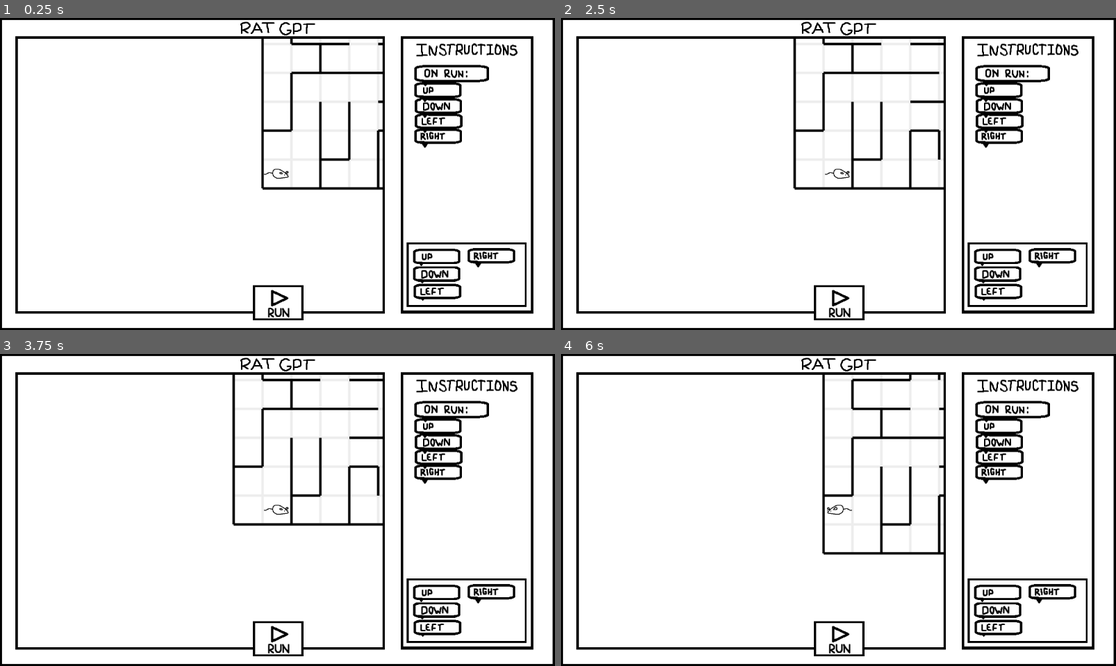
Above: before the commit, frames 1-4 (two rows, left to right).
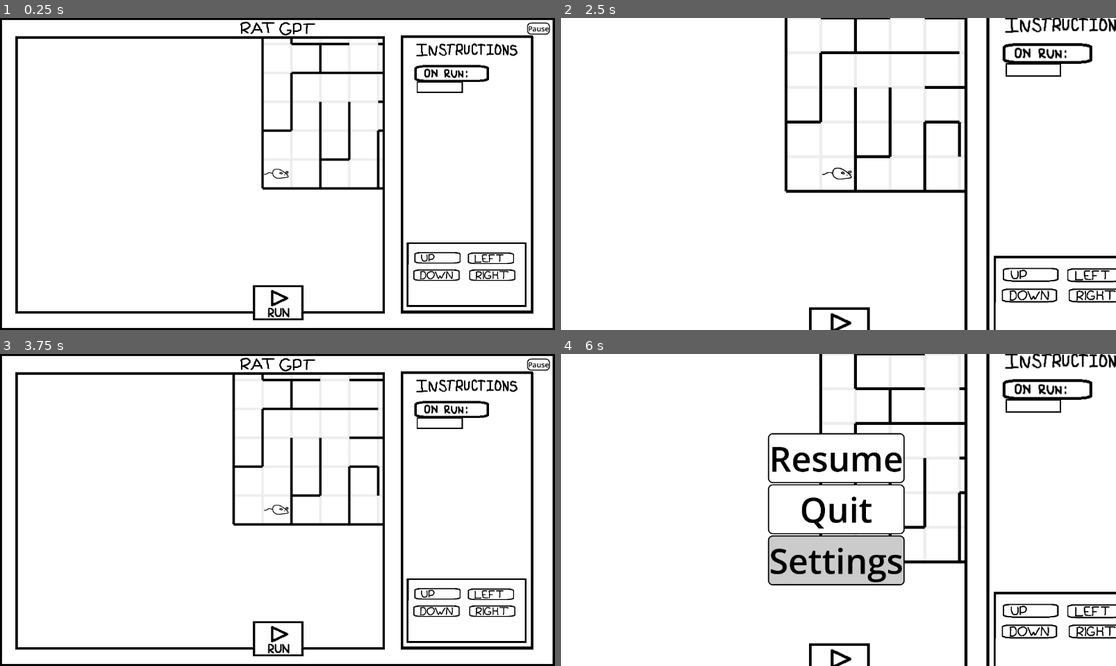
Above: after the commit, the same moments.

Repository: AidanJScott/RatGPT
Game: Godot game, scene res://aidan/scenes/game.tscn
Two runs of this game, one before a commit and one after it. Both use one fixed random seed, a clock stepped at 60 frames per second and the inputs below.
Inputs (mouse positions are in pixels of both pictures, inside the frame that each line leads up to):
- Up to frame 1 (0.25 s): no input
- Up to frame 2 (2.5 s): click (1099, 27) at 0.5 s, where only the run after the commit has a clickable "Pause"; click (838, 130) at 1.25 s, where only the run after the commit has a clickable "Resume"; tap Enter (ui_accept) at 2, 2.27 s; move the mouse to (960, 158) at 2.02 s; hold D (right) from 2.03 s (still down); hold Mouse wheel down (zoom_in, bound only after the commit) from 2.03 s (still down); tap Mouse wheel up (zoom_out, bound only after the commit) at 2.3 s
- Up to frame 3 (3.75 s): tap Enter (ui_accept) at 2.75, 3.02, 3.5 s; move the mouse to (166, 525) at 2.77 s; release D (right) at 2.78 s; release Mouse wheel down (zoom_in, bound only after the commit) at 2.78 s; hold S (down) 2.78-3.53 s; tap Mouse wheel up (zoom_out, bound only after the commit) at 2.85 s; tap Mouse wheel down (zoom_in, bound only after the commit) at 3.05 s; move the mouse to (333, 441) at 3.52 s; hold D (right) from 3.53 s (still down); hold Mouse wheel down (zoom_in, bound only after the commit) from 3.53 s (still down)
- Up to frame 4 (6 s): tap Mouse wheel up (zoom_out, bound only after the commit) at 3.8, 4.35, 5.3 s; tap Enter (ui_accept) at 4.25, 4.52, 5, 5.27 s; move the mouse to (810, 572) at 4.27 s; release D (right) at 4.28 s; release Mouse wheel down (zoom_in, bound only after the commit) at 4.28 s; hold Up (ui_up) 4.28-5.03 s; tap Mouse wheel down (zoom_in, bound only after the commit) at 4.55 s; move the mouse to (1005, 556) at 5.02 s; hold A (left) 5.03-5.75 s; hold Mouse wheel down (zoom_in, bound only after the commit) 5.03-5.75 s; tap Escape (pause, bound only after the commit) at 5.65 s; click (838, 559) at 5.75 s, where only the run after the commit has a clickable "Settings"

The runs differ from the first frame. In frame 1, 2.7% of the frame differs, in the area x 72-100%, y 1-92%; in frame 2, 15%; in frame 3, 2.7%; in frame 4, 20%, in the area x 0-100%, y 0-100%.

Commit message:
added menu blocks

Diff:
--- /dev/null
+++ b/aidan/scenes/down_block.tscn
@@ -0,0 +1,25 @@
+[gd_scene format=3 uid="uid://dvq68afx8lhlr"]
+
+[ext_resource type="Texture2D" uid="uid://dthv6eqqydqd" path="res://aidan/assets/editor/down.png" id="1_w87su"]
+[ext_resource type="Script" uid="uid://bs70adoabxl7j" path="res://aidan/scripts/menu_block.gd" id="2_w5luc"]
+
+[sub_resource type="StyleBoxFlat" id="StyleBoxFlat_15mic"]
+bg_color = Color(0.6, 0.6, 0.6, 0)
+shadow_color = Color(0.9262248, 0.92622477, 0.92622477, 0)
+
+[node name="down_block" type="TextureRect" unique_id=245514825]
+custom_minimum_size = Vector2(192, 48)
+offset_right = 40.0
+offset_bottom = 40.0
+texture = ExtResource("1_w87su")
+expand_mode = 1
+script = ExtResource("2_w5luc")
+
+[node name="Panel" type="Panel" parent="." unique_id=317859906]
+show_behind_parent = true
+custom_minimum_size = Vector2(480, 120)
+layout_mode = 0
+offset_right = 40.0
+offset_bottom = 40.0
+mouse_filter = 2
+theme_override_styles/panel = SubResource("StyleBoxFlat_15mic")
--- /dev/null
+++ b/aidan/scenes/editor.tscn
@@ -0,0 +1,58 @@
+[gd_scene format=3 uid="uid://dwallwehm5p0y"]
+
+[ext_resource type="Texture2D" uid="uid://cy0mn7a48o2jd" path="res://aidan/assets/window/editor.png" id="1_1kovi"]
+[ext_resource type="PackedScene" uid="uid://g0uq1cgqxw6n" path="res://aidan/scenes/up_block.tscn" id="1_ga22n"]
+[ext_resource type="Texture2D" uid="uid://cmfs4v7yintbm" path="res://aidan/assets/window/selector.png" id="2_ga22n"]
+[ext_resource type="PackedScene" uid="uid://ckbif4kq6d7hb" path="res://aidan/scenes/empty_block.tscn" id="4_o3cbh"]
+[ext_resource type="PackedScene" uid="uid://dvq68afx8lhlr" path="res://aidan/scenes/down_block.tscn" id="5_1pjry"]
+[ext_resource type="PackedScene" uid="uid://c6miwy0vajrvv" path="res://aidan/scenes/right_block.tscn" id="6_mkcea"]
+[ext_resource type="PackedScene" uid="uid://c8rffbyjlvyer" path="res://aidan/scenes/left_block.tscn" id="7_udsln"]
+
+[node name="editor" type="Node2D" unique_id=1472075260]
+
+[node name="editor_frame" type="Sprite2D" parent="." unique_id=755623557]
+position = Vector2(786, 0)
+scale = Vector2(2, 2)
+texture = ExtResource("1_1kovi")
+
+[node name="selector" type="Sprite2D" parent="." unique_id=1611868262]
+position = Vector2(786, 418)
+scale = Vector2(2, 2)
+texture = ExtResource("2_ga22n")
+
+[node name="editor_background" type="Polygon2D" parent="." unique_id=1448909090]
+polygon = PackedVector2Array(546, 291, 1027, 291, 1026, 541, 543, 544)
+
+[node name="instructions_background" type="Polygon2D" parent="." unique_id=2031185310]
+position = Vector2(4, -673)
+polygon = PackedVector2Array(546, 291, 1027, 291, 1014, 595, 542, 577)
+
+[node name="up_block" parent="." unique_id=245514825 instance=ExtResource("1_ga22n")]
+offset_left = 569.0
+offset_top = 325.0
+offset_right = 761.0
+offset_bottom = 373.0
+
+[node name="empty_block" parent="." unique_id=74583904 instance=ExtResource("4_o3cbh")]
+offset_left = 578.0
+offset_top = -384.0
+offset_right = 770.0
+offset_bottom = -336.0
+
+[node name="down_block" parent="." unique_id=1520667222 instance=ExtResource("5_1pjry")]
+offset_left = 565.0
+offset_top = 397.0
+offset_right = 757.0
+offset_bottom = 445.0
+
+[node name="right_block" parent="." unique_id=558933244 instance=ExtResource("6_mkcea")]
+offset_left = 796.0
+offset_top = 397.0
+offset_right = 988.0
+offset_bottom = 445.0
+
+[node name="left_block" parent="." unique_id=636478225 instance=ExtResource("7_udsln")]
+offset_left = 791.0
+offset_top = 327.0
+offset_right = 983.0
+offset_bottom = 375.0
--- /dev/null
+++ b/aidan/scenes/empty_block.tscn
@@ -0,0 +1,26 @@
+[gd_scene format=3 uid="uid://ckbif4kq6d7hb"]
+
+[ext_resource type="Script" uid="uid://chvi0fn3smaae" path="res://aidan/scripts/empty_block.gd" id="1_rdpq8"]
+
+[sub_resource type="StyleBoxFlat" id="StyleBoxFlat_3tn87"]
+bg_color = Color(0.6, 0.6, 0.6, 0)
+border_width_left = 5
+border_width_top = 5
+border_width_right = 5
+border_width_bottom = 5
+border_color = Color(0, 0, 0, 1)
+shadow_color = Color(0.9262248, 0.92622477, 0.92622477, 0)
+
+[node name="empty_block" type="TextureRect" unique_id=74583904]
+custom_minimum_size = Vector2(192, 48)
+offset_right = 40.0
+offset_bottom = 40.0
+expand_mode = 1
+script = ExtResource("1_rdpq8")
+
+[node name="Panel" type="Panel" parent="." unique_id=1380078552]
+show_behind_parent = true
+custom_minimum_size = Vector2(192, 48)
+layout_mode = 0
+mouse_filter = 2
+theme_override_styles/panel = SubResource("StyleBoxFlat_3tn87")
--- /dev/null
+++ b/aidan/scenes/left_block.tscn
@@ -0,0 +1,25 @@
+[gd_scene format=3 uid="uid://c8rffbyjlvyer"]
+
+[ext_resource type="Texture2D" uid="uid://76vr3mq3ffm1" path="res://aidan/assets/editor/left.png" id="1_yix0u"]
+[ext_resource type="Script" uid="uid://bs70adoabxl7j" path="res://aidan/scripts/menu_block.gd" id="2_ynaog"]
+
+[sub_resource type="StyleBoxFlat" id="StyleBoxFlat_15mic"]
+bg_color = Color(0.6, 0.6, 0.6, 0)
+shadow_color = Color(0.9262248, 0.92622477, 0.92622477, 0)
+
+[node name="left_block" type="TextureRect" unique_id=245514825]
+custom_minimum_size = Vector2(192, 48)
+offset_right = 40.0
+offset_bottom = 40.0
+texture = ExtResource("1_yix0u")
+expand_mode = 1
+script = ExtResource("2_ynaog")
+
+[node name="Panel" type="Panel" parent="." unique_id=317859906]
+show_behind_parent = true
+custom_minimum_size = Vector2(480, 120)
+layout_mode = 0
+offset_right = 40.0
+offset_bottom = 40.0
+mouse_filter = 2
+theme_override_styles/panel = SubResource("StyleBoxFlat_15mic")
--- /dev/null
+++ b/aidan/scenes/pause_menu.tscn
@@ -0,0 +1,114 @@
+[gd_scene format=3 uid="uid://bbegj3gl0kfms"]
+
+[ext_resource type="Script" uid="uid://byu7cqohm6pgv" path="res://aidan/scripts/pause_menu.gd" id="1_3ova3"]
+
+[sub_resource type="StyleBoxFlat" id="StyleBoxFlat_3ova3"]
+bg_color = Color(1, 1, 1, 1)
+border_width_left = 4
+border_width_top = 4
+border_width_right = 4
+border_width_bottom = 4
+border_color = Color(0, 0, 0, 1)
+corner_radius_top_left = 16
+corner_radius_top_right = 16
+corner_radius_bottom_right = 16
+corner_radius_bottom_left = 16
+
+[sub_resource type="StyleBoxFlat" id="StyleBoxFlat_lpxc3"]
+bg_color = Color(0.3779188, 0.37791887, 0.37791884, 1)
+border_width_left = 4
+border_width_top = 4
+border_width_right = 4
+border_width_bottom = 4
+border_color = Color(0, 0, 0, 1)
+corner_radius_top_left = 16
+corner_radius_top_right = 16
+corner_radius_bottom_right = 16
+corner_radius_bottom_left = 16
+
+[sub_resource type="StyleBoxFlat" id="StyleBoxFlat_u7h3c"]
+bg_color = Color(0.796243, 0.796243, 0.796243, 1)
+border_width_left = 4
+border_width_top = 4
+border_width_right = 4
+border_width_bottom = 4
+border_color = Color(0, 0, 0, 1)
+corner_radius_top_left = 16
+corner_radius_top_right = 16
+corner_radius_bottom_right = 16
+corner_radius_bottom_left = 16
+
+[sub_resource type="StyleBoxEmpty" id="StyleBoxEmpty_k5uva"]
+
+[node name="pause_menu" type="Control" unique_id=806865130]
+layout_mode = 3
+anchors_preset = 15
+anchor_right = 1.0
+anchor_bottom = 1.0
+grow_horizontal = 2
+grow_vertical = 2
+script = ExtResource("1_3ova3")
+
+[node name="MarginContainer" type="MarginContainer" parent="." unique_id=1421737930]
+layout_mode = 0
+offset_right = 40.0
+offset_bottom = 40.0
+
+[node name="VBoxContainer" type="VBoxContainer" parent="MarginContainer" unique_id=247750692]
+layout_mode = 2
+
+[node name="resume" type="Button" parent="MarginContainer/VBoxContainer" unique_id=311888790]
+layout_mode = 2
+size_flags_vertical = 3
+theme_override_colors/font_color = Color(0, 0, 0, 1)
+theme_override_colors/font_focus_color = Color(0, 0, 0, 1)
+theme_override_colors/font_pressed_color = Color(0, 0, 0, 1)
+theme_override_colors/font_hover_color = Color(0, 0, 0, 1)
+theme_override_colors/font_hover_pressed_color = Color(0, 0, 0, 1)
+theme_override_colors/font_outline_color = Color(0, 0, 0, 1)
+theme_override_font_sizes/font_size = 120
+theme_override_styles/normal = SubResource("StyleBoxFlat_3ova3")
+theme_override_styles/pressed = SubResource("StyleBoxFlat_lpxc3")
+theme_override_styles/hover = SubResource("StyleBoxFlat_u7h3c")
+theme_override_styles/hover_pressed = SubResource("StyleBoxFlat_3ova3")
+theme_override_styles/focus = SubResource("StyleBoxEmpty_k5uva")
+text = "Resume"
+
+[node name="quit" type="Button" parent="MarginContainer/VBoxContainer" unique_id=1670830817]
+layout_mode = 2
+size_flags_vertical = 3
+theme_override_colors/font_color = Color(0, 0, 0, 1)
+theme_override_colors/font_focus_color = Color(0, 0, 0, 1)
+theme_override_colors/font_pressed_color = Color(0, 0, 0, 1)
+theme_override_colors/font_hover_color = Color(0, 0, 0, 1)
+theme_override_colors/font_hover_pressed_color = Color(0, 0, 0, 1)
+theme_override_colors/font_outline_color = Color(0, 0, 0, 1)
+theme_override_font_sizes/font_size = 120
+theme_override_styles/normal = SubResource("StyleBoxFlat_3ova3")
+theme_override_styles/pressed = SubResource("StyleBoxFlat_lpxc3")
+theme_override_styles/hover = SubResource("StyleBoxFlat_u7h3c")
+theme_override_styles/hover_pressed = SubResource("StyleBoxFlat_3ova3")
+theme_override_styles/focus = SubResource("StyleBoxEmpty_k5uva")
+text = "Quit
+"
+
+[node name="settings" type="Button" parent="MarginContainer/VBoxContainer" unique_id=405080592]
+layout_mode = 2
+size_flags_vertical = 3
+theme_override_colors/font_color = Color(0, 0, 0, 1)
+theme_override_colors/font_focus_color = Color(0, 0, 0, 1)
+theme_override_colors/font_pressed_color = Color(0, 0, 0, 1)
+theme_override_colors/font_hover_color = Color(0, 0, 0, 1)
+theme_override_colors/font_hover_pressed_color = Color(0, 0, 0, 1)
+theme_override_colors/font_outline_color = Color(0, 0, 0, 1)
+theme_override_font_sizes/font_size = 120
+theme_override_styles/normal = SubResource("StyleBoxFlat_3ova3")
+theme_override_styles/pressed = SubResource("StyleBoxFlat_lpxc3")
+theme_override_styles/hover = SubResource("StyleBoxFlat_u7h3c")
+theme_override_styles/hover_pressed = SubResource("StyleBoxFlat_3ova3")
+theme_override_styles/focus = SubResource("StyleBoxEmpty_k5uva")
+text = "Settings
+"
+
+[connection signal="pressed" from="MarginContainer/VBoxContainer/resume" to="." method="_on_resume_pressed"]
+[connection signal="pressed" from="MarginContainer/VBoxContainer/quit" to="." method="_on_quit_pressed"]
--- a/aidan/scenes/rat.tscn
+++ b/aidan/scenes/rat.tscn
@@ -5,6 +5,7 @@
 [ext_resource type="Texture2D" uid="uid://iqqgb46x5157" path="res://aidan/assets/rat/leftrat.png" id="2_6s34g"]
 [ext_resource type="Texture2D" uid="uid://c3awxguy3rvs1" path="res://aidan/assets/rat/rightrat.png" id="3_368s2"]
 [ext_resource type="Texture2D" uid="uid://3l1dhxt8kdwy" path="res://aidan/assets/rat/uprat.png" id="4_nnna8"]
+[ext_resource type="Script" uid="uid://cpg0un8kfa21r" path="res://aidan/scripts/camera_2d.gd" id="6_6oj22"]
 [ext_resource type="PackedScene" uid="uid://3hmsuvqi2evw" path="res://aidan/scenes/window.tscn" id="6_368s2"]
 
 [sub_resource type="SpriteFrames" id="SpriteFrames_po2hf"]
@@ -60,5 +61,6 @@
 
 [node name="Camera2D" type="Camera2D" parent="CharacterBody2D" unique_id=1979016857]
 zoom = Vector2(0.5, 0.5)
+script = ExtResource("6_6oj22")
 
 [node name="window" parent="CharacterBody2D/Camera2D" unique_id=1832264529 instance=ExtResource("6_368s2")]
--- /dev/null
+++ b/aidan/scenes/right_block.tscn
@@ -0,0 +1,25 @@
+[gd_scene format=3 uid="uid://c6miwy0vajrvv"]
+
+[ext_resource type="Texture2D" uid="uid://b0dtqo25s4lm3" path="res://aidan/assets/editor/right.png" id="1_clul6"]
+[ext_resource type="Script" uid="uid://bs70adoabxl7j" path="res://aidan/scripts/menu_block.gd" id="2_mdl8g"]
+
+[sub_resource type="StyleBoxFlat" id="StyleBoxFlat_15mic"]
+bg_color = Color(0.6, 0.6, 0.6, 0)
+shadow_color = Color(0.9262248, 0.92622477, 0.92622477, 0)
+
+[node name="right_block" type="TextureRect" unique_id=245514825]
+custom_minimum_size = Vector2(192, 48)
+offset_right = 40.0
+offset_bottom = 40.0
+texture = ExtResource("1_clul6")
+expand_mode = 1
+script = ExtResource("2_mdl8g")
+
+[node name="Panel" type="Panel" parent="." unique_id=317859906]
+show_behind_parent = true
+custom_minimum_size = Vector2(480, 120)
+layout_mode = 0
+offset_right = 40.0
+offset_bottom = 40.0
+mouse_filter = 2
+theme_override_styles/panel = SubResource("StyleBoxFlat_15mic")
--- /dev/null
+++ b/aidan/scenes/up_block.tscn
@@ -0,0 +1,25 @@
+[gd_scene format=3 uid="uid://g0uq1cgqxw6n"]
+
+[ext_resource type="Texture2D" uid="uid://cirrr86ttiaa" path="res://aidan/assets/editor/up.png" id="1_15mic"]
+[ext_resource type="Script" uid="uid://bs70adoabxl7j" path="res://aidan/scripts/menu_block.gd" id="2_v6qbo"]
+
+[sub_resource type="StyleBoxFlat" id="StyleBoxFlat_15mic"]
+bg_color = Color(0.6, 0.6, 0.6, 0)
+shadow_color = Color(0.9262248, 0.92622477, 0.92622477, 0)
+
+[node name="up_block" type="TextureRect" unique_id=245514825]
+custom_minimum_size = Vector2(192, 48)
+offset_right = 40.0
+offset_bottom = 40.0
+texture = ExtResource("1_15mic")
+expand_mode = 1
+script = ExtResource("2_v6qbo")
+
+[node name="Panel" type="Panel" parent="." unique_id=317859906]
+show_behind_parent = true
+custom_minimum_size = Vector2(480, 120)
+layout_mode = 0
+offset_right = 40.0
+offset_bottom = 40.0
+mouse_filter = 2
+theme_override_styles/panel = SubResource("StyleBoxFlat_15mic")
--- a/aidan/scenes/window.tscn
+++ b/aidan/scenes/window.tscn
@@ -1,18 +1,53 @@
 [gd_scene format=3 uid="uid://3hmsuvqi2evw"]
 
+[ext_resource type="Script" uid="uid://dqquryc2ww3os" path="res://aidan/scripts/window.gd" id="1_8xjrb"]
 [ext_resource type="Texture2D" uid="uid://b84yxu7h1p5ta" path="res://aidan/assets/window/frame.png" id="1_oya5r"]
-[ext_resource type="Texture2D" uid="uid://cy0mn7a48o2jd" path="res://aidan/assets/window/editor.png" id="2_to7fh"]
+[ext_resource type="PackedScene" uid="uid://dwallwehm5p0y" path="res://aidan/scenes/editor.tscn" id="2_po37e"]
 [ext_resource type="Texture2D" uid="uid://csbpbpgdmyuap" path="res://aidan/assets/window/runbutton.png" id="3_qvkcj"]
-[ext_resource type="Texture2D" uid="uid://cmfs4v7yintbm" path="res://aidan/assets/window/selector.png" id="4_qnju7"]
+[ext_resource type="PackedScene" uid="uid://bbegj3gl0kfms" path="res://aidan/scenes/pause_menu.tscn" id="6_rqd1g"]
 
 [sub_resource type="Theme" id="Theme_oya5r"]
 
+[sub_resource type="StyleBoxFlat" id="StyleBoxFlat_wf6yl"]
+bg_color = Color(1, 1, 1, 1)
+border_width_left = 4
+border_width_top = 4
+border_width_right = 4
+border_width_bottom = 4
+border_color = Color(0, 0, 0, 1)
+corner_radius_top_left = 16
+corner_radius_top_right = 16
+corner_radius_bottom_right = 16
+corner_radius_bottom_left = 16
+
+[sub_resource type="StyleBoxFlat" id="StyleBoxFlat_po37e"]
+bg_color = Color(0.3779188, 0.37791887, 0.37791884, 1)
+border_width_left = 4
+border_width_top = 4
+border_width_right = 4
+border_width_bottom = 4
+border_color = Color(0, 0, 0, 1)
+corner_radius_top_left = 16
+corner_radius_top_right = 16
+corner_radius_bottom_right = 16
+corner_radius_bottom_left = 16
+
+[sub_resource type="StyleBoxFlat" id="StyleBoxFlat_8xjrb"]
+bg_color = Color(0.796243, 0.796243, 0.796243, 1)
+border_width_left = 4
+border_width_top = 4
+border_width_right = 4
+border_width_bottom = 4
+border_color = Color(0, 0, 0, 1)
+corner_radius_top_left = 16
+corner_radius_top_right = 16
+corner_radius_bottom_right = 16
+corner_radius_bottom_left = 16
+
+[sub_resource type="StyleBoxEmpty" id="StyleBoxEmpty_rqd1g"]
+
 [node name="window" type="Node2D" unique_id=1832264529]
-
-[node name="editor" type="Sprite2D" parent="." unique_id=1202094414]
-position = Vector2(786, 0)
-scale = Vector2(2, 2)
-texture = ExtResource("2_to7fh")
+script = ExtResource("1_8xjrb")
 
 [node name="frame" type="Sprite2D" parent="." unique_id=1751231064]
 scale = Vector2(2, 2)
@@ -30,7 +65,38 @@
 scale = Vector2(2, 2)
 texture = ExtResource("3_qvkcj")
 
-[node name="selector" type="Sprite2D" parent="." unique_id=1995983010]
-position = Vector2(786, 418)
-scale = Vector2(2, 2)
-texture = ExtResource("4_qnju7")
+[node name="editor" parent="." unique_id=1472075260 instance=ExtResource("2_po37e")]
+
+[node name="pause" type="Button" parent="." unique_id=1781388697]
+offset_left = 1036.0
+offset_top = -629.0
+offset_right = 1131.0
+offset_bottom = -579.0
+size_flags_vertical = 3
+theme_override_colors/font_color = Color(0, 0, 0, 1)
+theme_override_colors/font_focus_color = Color(0, 0, 0, 1)
+theme_override_colors/font_pressed_color = Color(0, 0, 0, 1)
+theme_override_colors/font_hover_color = Color(0, 0, 0, 1)
+theme_override_colors/font_hover_pressed_color = Color(0, 0, 0, 1)
+theme_override_colors/font_outline_color = Color(0, 0, 0, 1)
+theme_override_font_sizes/font_size = 30
+theme_override_styles/normal = SubResource("StyleBoxFlat_wf6yl")
+theme_override_styles/pressed = SubResource("StyleBoxFlat_po37e")
+theme_override_styles/hover = SubResource("StyleBoxFlat_8xjrb")
+theme_override_styles/hover_pressed = SubResource("StyleBoxFlat_wf6yl")
+theme_override_styles/focus = SubResource("StyleBoxEmpty_rqd1g")
+text = "Pause"
+
+[node name="pause_menu" parent="." unique_id=806865130 instance=ExtResource("6_rqd1g")]
+visible = false
+anchors_preset = 0
+anchor_right = 0.0
+anchor_bottom = 0.0
+offset_left = -244.0
+offset_top = -266.0
+offset_right = -244.0
+offset_bottom = -266.0
+grow_horizontal = 1
+grow_vertical = 1
+
+[connection signal="pressed" from="pause" to="pause_menu" method="_on_pause_pressed"]
--- /dev/null
+++ b/aidan/scripts/camera_2d.gd
@@ -0,0 +1,16 @@
+extends Camera2D
+
+
+# Define zoom speed and limits
+var zoom_speed = 0.1
+var min_zoom = Vector2(0.5, 0.5) # Zoom in limit (smaller values zoom in further)
+var max_zoom = Vector2(2.0, 2.0) # Zoom out limit (larger values zoom out further)
+
+func _input(event):
+	if event.is_action_pressed("zoom_in"):
+		zoom -= Vector2(zoom_speed, zoom_speed)
+		zoom = zoom.max(min_zoom)
+
+	if event.is_action_pressed("zoom_out"):
+		zoom += Vector2(zoom_speed, zoom_speed)
+		zoom = zoom.min(max_zoom)
--- /dev/null
+++ b/aidan/scripts/empty_block.gd
@@ -0,0 +1,45 @@
+extends TextureRect
+@onready var panel: Panel = $Panel
+
+
+func _get_drag_data(at_position):
+	var preview_texture = TextureRect.new()
+
+	preview_texture.texture = texture
+
+
+	var preview = Control.new()
+	preview.add_child(preview_texture)
+
+	set_drag_preview(preview)
+
+	texture = null
+	var stylebox = panel.get_theme_stylebox("panel").duplicate()
+	stylebox.border_width_left = 5
+	stylebox.border_width_right = 5
+	stylebox.border_width_top = 5
+	stylebox.border_width_bottom = 5
+	add_theme_stylebox_override("panel", stylebox)
+
+	return preview_texture.texture
+
+func _can_drop_data(_pos, data):
+	return data is Texture2D
+
+func _drop_data(_pos, data):
+	texture = data
+
+	# clone node
+	var clone = preload("res://aidan/scenes/empty_block.tscn").instantiate()
+	get_parent().add_child(clone)
+	clone.position = position + Vector2(0, 48)
+
+	print(clone.position)
+
+	# remove current border
+	var stylebox = panel.get_theme_stylebox("panel").duplicate()
+	stylebox.border_width_left = 0
+	stylebox.border_width_right = 0
+	stylebox.border_width_top = 0
+	stylebox.border_width_bottom = 0
+	add_theme_stylebox_override("panel", stylebox)
--- /dev/null
+++ b/aidan/scripts/menu_block.gd
@@ -0,0 +1,22 @@
+extends TextureRect
+
+
+func _get_drag_data(at_position):
+	var preview_texture = TextureRect.new()
+
+	preview_texture.texture = texture
+	preview_texture.expand_mode = 1
+	preview_texture.size = Vector2(192,48)
+
+	var preview = Control.new()
+	preview.add_child(preview_texture)
+
+	set_drag_preview(preview)
+
+	return preview_texture.texture
+
+func _can_drop_data(_pos, data):
+	return data is Texture2D
+
+func _drop_data(_pos, data):
+	texture = data
--- /dev/null
+++ b/aidan/scripts/pause_menu.gd
@@ -0,0 +1,25 @@
+extends Control
+
+@onready var main = $"../"
+
+
+# Called when the node enters the scene tree for the first time.
+func _ready() -> void:
+	pass # Replace with function body.
+
+
+# Called every frame. 'delta' is the elapsed time since the previous frame.
+func _process(delta: float) -> void:
+	pass
+
+
+func _on_resume_pressed() -> void:
+	main.pause_menu_handler()
+
+
+func _on_quit_pressed() -> void:
+	get_tree().quit()
+
+
+func _on_pause_pressed() -> void:
+	main.pause_menu_handler()
--- /dev/null
+++ b/aidan/scripts/window.gd
@@ -0,0 +1,18 @@
+extends Node2D
+@onready var pause_menu: Control = $pause_menu
+var paused = false
+
+
+func _process(delta: float) -> void:
+	if Input.is_action_just_pressed("pause"):
+		pause_menu_handler()
+
+func pause_menu_handler():
+	if paused:
+		pause_menu.hide()
+		Engine.time_scale = 1
+	else:
+		pause_menu.show()
+		Engine.time_scale = 0
+
+	paused = !paused
--- a/project.godot
+++ b/project.godot
@@ -8,11 +8,15 @@
 
 config_version=5
 
+[animation]
+
+compatibility/default_parent_skeleton_in_mesh_instance_3d=true
+
 [application]
 
 config/name="RatGpt"
 run/main_scene="uid://bm65nvdnfg30d"
-config/features=PackedStringArray("4.5", "Mobile")
+config/features=PackedStringArray("4.6", "Mobile")
 config/icon="res://icon.svg"
 
 [dotnet]
@@ -53,6 +57,21 @@
 , Object(InputEventKey,"resource_local_to_scene":false,"resource_name":"","device":-1,"window_id":0,"alt_pressed":false …(186 unchanged characters)…
 ]
 }
+zoom_in={
+"deadzone": 0.2,
+"events": [Object(InputEventMouseButton,"resource_local_to_scene":false,"resource_name":"","device":-1,"window_id":0,"alt_pressed":false,"shift_pressed":false,"ctrl_pressed":false,"meta_pressed":false,"button_mask":16,"position":Vector2(593, 4),"global_position":Vector2(605, 64),"factor":0.90833336,"button_index":5,"canceled":false,"pressed":true,"double_click":false,"script":null)
+]
+}
+zoom_out={
+"deadzone": 0.2,
+"events": [Object(InputEventMouseButton,"resource_local_to_scene":false,"resource_name":"","device":-1,"window_id":0,"alt_pressed":false,"shift_pressed":false,"ctrl_pressed":false,"meta_pressed":false,"button_mask":8,"position":Vector2(109, 27),"global_position":Vector2(121, 87),"factor":0.875,"button_index":4,"canceled":false,"pressed":true,"double_click":false,"script":null)
+]
+}
+pause={
+"deadzone": 0.2,
+"events": [Object(InputEventKey,"resource_local_to_scene":false,"resource_name":"","device":-1,"window_id":0,"alt_pressed":false,"shift_pressed":false,"ctrl_pressed":false,"meta_pressed":false,"pressed":false,"keycode":0,"physical_keycode":4194305,"key_label":0,"unicode":0,"location":0,"echo":false,"script":null)
+]
+}
 
 [physics]
 
Binary file added: aidan/assets/editor/down.png
Not shown, added: aidan/assets/editor/down.png.import
Binary file added: aidan/assets/editor/instructions.png
Not shown, added: aidan/assets/editor/instructions.png.import
Binary file added: aidan/assets/editor/left.png
Not shown, added: aidan/assets/editor/left.png.import
Binary file added: aidan/assets/editor/right.png
Not shown, added: aidan/assets/editor/right.png.import
Binary file added: aidan/assets/editor/up.png
Not shown, added: aidan/assets/editor/up.png.import
Not shown, added: aidan/scripts/camera_2d.gd.uid
Not shown, added: aidan/scripts/empty_block.gd.uid
(and 7 more such lines)
